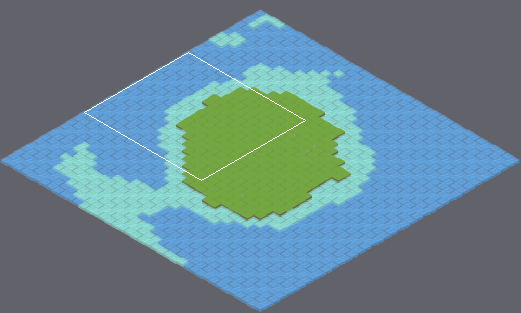
Two states of a Tiled map (JSON), html5/assets/tilemaps/test.json. The first picture is a wide view before the edit; the outline marks the close-up.
Close-up. Earlier state:
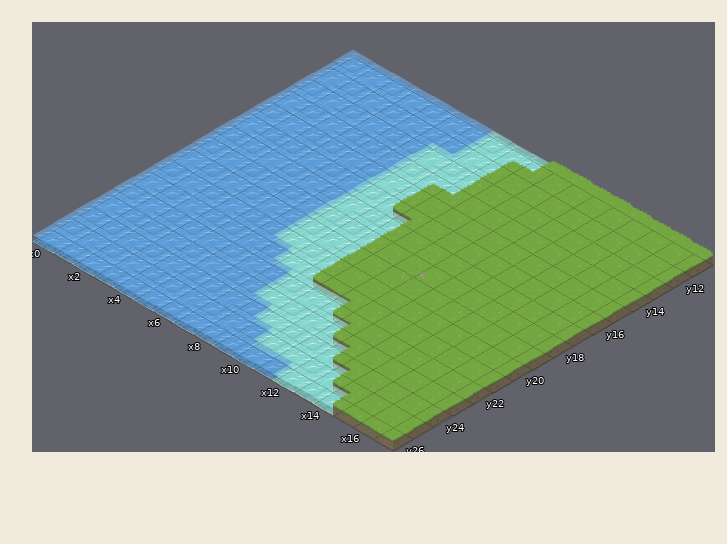
Cells are 240x139 px. Isometric: x runs down to the right, y down to the left. Shown: x 0..17, y 11..26. The commit also changed other parts of the map, which this record leaves out.
After:
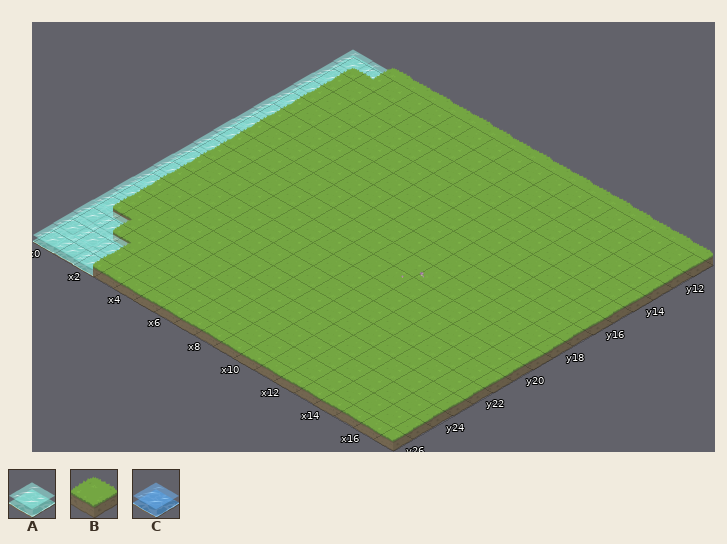
Key: from "Tiles": A 8 "autumn_water", B 14 "grassy_4", C 19 "grassy_water".
_ is an empty cell.
Change:
{"where": "layer \"Tile Layer 1\""}
{"y":11,"x":0,"old":"CCCCCCCAAA","new":"AABBBBBBBB"}
{"y":12,"x":0,"old":"CCCCCCCAA","new":"ABBBBBBBB"}
{"y":13,"x":0,"old":"CCCCCCAAA","new":"ABBBBBBBB"}
{"y":14,"x":0,"old":"CCCCCCAAA","new":"ABBBBBBBB"}
{"y":15,"x":0,"old":"CCCCCCAA","new":"ABBBBBBB"}
{"y":16,"x":0,"old":"CCCCCCAA","new":"ABBBBBBB"}
{"y":17,"x":0,"old":"CCCCCCAAA","new":"ABBBBBBBB"}
{"y":18,"x":0,"old":"CCCCCCAAA","new":"ABBBBBBBB"}
{"y":19,"x":0,"old":"CCCCCCAAA","new":"ABBBBBBBB"}
{"y":20,"x":0,"old":"CCCCCCAAA","new":"ABBBBBBBB"}
{"y":21,"x":0,"old":"CCCCCCCAA","new":"ABBBBBBBB"}
{"y":22,"x":0,"old":"CCCCCCCCAAA","new":"ABBBBBBBBBB"}
{"y":23,"x":0,"old":"CCCCCCCCAAAA","new":"ABBBBBBBBBBB"}
{"y":24,"x":0,"old":"CCCCCCCCCAAAA","new":"AABBBBBBBBBBB"}
{"y":25,"x":0,"old":"CCCCCCCCCCAAAA","new":"AAABBBBBBBBBBB"}
{"y":26,"x":0,"old":"CCCCCCCCCCCCAAA","new":"AAABBBBBBBBBBBB"}
